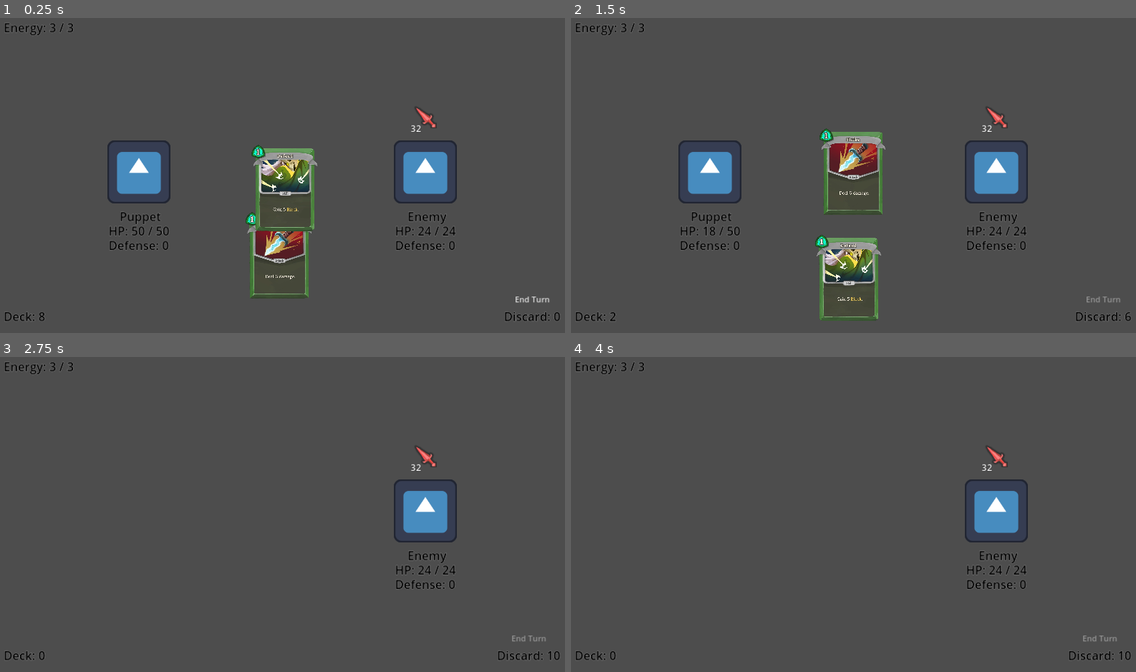
Above: before the commit, frames 1-4 (two rows, left to right).
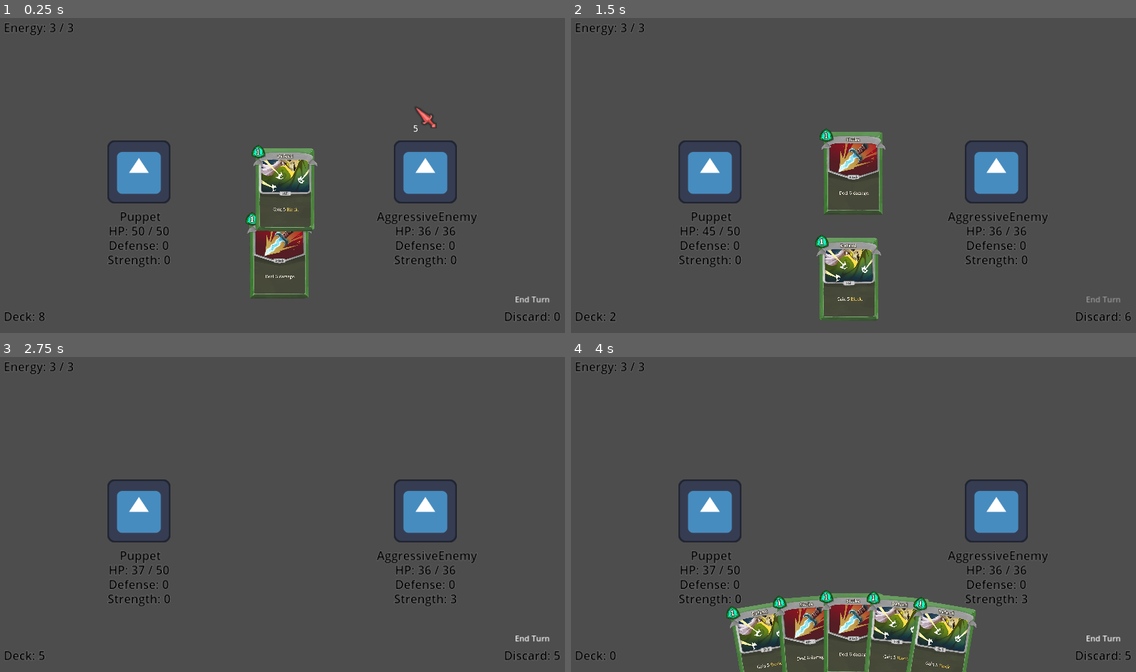
Above: after the commit, the same moments.

Repository: TheItsyBitsySpider/Game-Jam-2024
Game: Godot game, scene res://scenes/main.tscn
Two runs of this game, one before a commit and one after it. Both use one fixed random seed, a clock stepped at 60 frames per second and the inputs below. The engine's default icon, where the game draws it, is replaced by a stand-in: a white triangle on a blue panel in a dark square.
Inputs (mouse positions are in pixels of both pictures, inside the frame that each line leads up to):
- Up to frame 1 (0.25 s): no input
- Up to frame 2 (1.5 s): click "End Turn" at 0.5 s; click "End Turn" at 1.25 s
- Up to frame 3 (2.75 s): click "End Turn" at 2 s
- Up to frame 4 (4 s): move the mouse to (994, 511) at 2.77 s; press the mouse at (994, 511) at 2.78 s; move the mouse to (740, 527) at 3.52 s; release the mouse at (740, 527) at 3.53 s; click (740, 527) at 3.6 s

The runs differ from the first frame. In frame 1, 0.5% of the frame differs, in the area x 19-85%, y 33-80%; in frame 2, 0.6%; in frame 3, 2.4%; in frame 4, 9.3%, in the area x 19-100%, y 28-100%.
Error before the commit: Left operand of 'is' is a previously freed instance. (res://scripts/enemies/enemy_action.gd:13)

Commit message:
feat: Damage Buffs & JSON Enemy Database

Diff:
--- /dev/null
+++ b/cardgame/resources/enemies/data/AggressiveEnemy.json
@@ -0,0 +1,10 @@
+{
+	"name" : "AggressiveEnemy",
+	"texture" : "res://icon.svg",
+	"random_actions" : false,
+	"health" : 36,
+	"action_list" : [
+		["attack", 5, "puppet"],
+		["buff_attack", 3, "self"]
+	]
+}
--- /dev/null
+++ b/cardgame/resources/enemies/data/DefensiveEnemy.json
@@ -0,0 +1,11 @@
+{
+	"name" : "DefensiveEnemy",
+	"texture" : "res://resources/enemies/textures/Shield_Gremlin.png",
+	"random_actions" : true,
+	"health" : 36,
+	"action_list" : [
+		["defend", 12, "self"],
+		["defend", 12, "self"],
+		["attack", 8, "puppet"]
+	]
+}
--- a/cardgame/scripts/battle.gd
+++ b/cardgame/scripts/battle.gd
@@ -38,7 +38,7 @@
 	_update_deck_label()
 	_update_discard_label()
 
-	var characters = [Puppet.SCENE.instantiate(), Enemy.SCENE.instantiate()]
+	var characters = [Puppet.SCENE.instantiate(), EnemyDatabase.create_enemy("AggressiveEnemy")]
 	for character in characters:
 		turn_order.append(character)
 		add_child(character)
--- a/cardgame/scripts/characters/character.gd
+++ b/cardgame/scripts/characters/character.gd
@@ -45,6 +45,16 @@
 		_defense = clamp(val, 0, INF)
 		_update_label()
 
+var _strength: int
+var strength: int:
+	get:
+		return _strength
+	set(val):
+		# Can have negative strength as a potential debuff
+		_strength = val
+		# TODO change strength & other buffs to be a symbol like in Slay the Spire
+		_update_label()
+
 func hit(damage: int):
 	current_health -= clamp((damage - defense), 0, INF)
 	defense -= damage
@@ -53,4 +63,5 @@
 	label.text = '\n'.join([
 		' '.join(["[center]", alias]),
 		' '.join(["HP:", current_health, "/", total_health]),
-		' '.join(["Defense:", defense])])
+		' '.join(["Defense:", defense]),
+		' '.join(["Strength:", strength])])
--- a/cardgame/scripts/characters/enemy.gd
+++ b/cardgame/scripts/characters/enemy.gd
@@ -15,21 +15,34 @@
 var actions: Array[EnemyAction]
 var upcoming_action: EnemyAction
 
+var random_actions: bool
+var data: Dictionary
+var action_index: int
+
 func _ready():
-	character.alias = "Enemy"
-	character.current_health = 24
-	character.total_health = 24
-
-	# TODO: Enemy JSON database
-	actions.append(EnemyAction.new("attack", 32, Main.battle.puppet))
-	actions.append(EnemyAction.new("defend", 10, self))
-
+	setup()
 	character.connect("slain", _on_slain)
 	character.area.connect("mouse_entered", _on_mouse_entered)
 	character.area.connect("mouse_exited", _on_mouse_exited)
 
 	var screen_size = get_viewport().content_scale_size
 	position.x = screen_size.x / 4
+	action_index = 0
+
+func setup():
+	var viable_targets = {
+		"self" : self,
+		"puppet" : Main.battle.puppet
+	}
+	character.current_health = data["health"]
+	character.total_health = data["health"]
+	character.sprite.texture = data["texture"]
+	character.alias = data["name"]
+	character.strength = 0
+	random_actions = data["random_actions"]
+
+	for action in data["action_list"]:
+		actions.append(EnemyAction.new(action[0], action[1], viable_targets[action[2]], character))
 
 func _on_slain():
 	# TODO: Animation and transition to non-combat scene
@@ -43,7 +56,11 @@
 	Player.hovered_enemy = null
 
 func determine_intent():
-	upcoming_action = actions.pick_random()
+	if random_actions:
+		upcoming_action = actions.pick_random()
+	else:
+		upcoming_action = actions[action_index % len(actions)]
+		action_index += 1
 	update_intent_label()
 
 func ping():
--- a/cardgame/scripts/characters/puppet.gd
+++ b/cardgame/scripts/characters/puppet.gd
@@ -30,6 +30,7 @@
 	character.alias = "Puppet"
 	character.current_health = 50
 	character.total_health = 50
+	character.strength = 0
 
 	current_energy = 3
 	total_energy = 3
--- a/cardgame/scripts/enemies/enemy_action.gd
+++ b/cardgame/scripts/enemies/enemy_action.gd
@@ -3,16 +3,22 @@
 var action: Callable
 var amount: int
 var target: Node2D
+var stats: Character
 
-func _init(action: String, amount: int, target: Node2D):
+func _init(action: String, amount: int, target: Node2D, stats: Character):
 	self.action = Callable(self, action)
 	self.amount = amount
 	self.target = target
+	self.stats = stats
 
 func attack():
 	if target is Puppet or Enemy:
-		target.character.hit(amount)
+		target.character.hit(amount + stats.strength)
 
 func defend():
 	if target is Puppet or Enemy:
 		target.character.defense += amount
+
+func buff_attack():
+	if target is Puppet or Enemy:
+		target.character.strength += amount
--- /dev/null
+++ b/cardgame/scripts/enemies/enemy_database.gd
@@ -0,0 +1,21 @@
+class_name EnemyDatabase
+
+const DIR_PATH: String = "res://resources/enemies/data/"
+
+static var data: Dictionary
+
+static func load_enemies():
+	data = {}
+	var file_names = DirAccess.open(DIR_PATH).get_files()
+	for file_name in file_names:
+		var file = FileAccess.open(DIR_PATH + file_name, FileAccess.READ)
+		var json = JSON.parse_string(file.get_as_text())
+		var name = json["name"]
+		data[name] = json
+		data[name]["texture"] = load(data[name]["texture"])
+	print("Loaded " + str(len(data)) + " enemies.")
+
+static func create_enemy(name) -> Enemy:
+	var enemy = Enemy.SCENE.instantiate()
+	enemy.data = data[name]
+	return enemy
--- a/cardgame/scripts/main.gd
+++ b/cardgame/scripts/main.gd
@@ -19,6 +19,7 @@
 
 func _load():
 	CardDatabase.load_cards()
+	EnemyDatabase.load_enemies()
 
 func _process(delta: float):
 	Player.process(delta)
Binary file added: cardgame/resources/enemies/textures/Shield_Gremlin.png
Not shown, added: cardgame/resources/enemies/textures/Shield_Gremlin.png.import
Binary file added: cardgame/resources/enemies/textures/Sneaky-gremlin.png
Not shown, added: cardgame/resources/enemies/textures/Sneaky-gremlin.png.import
